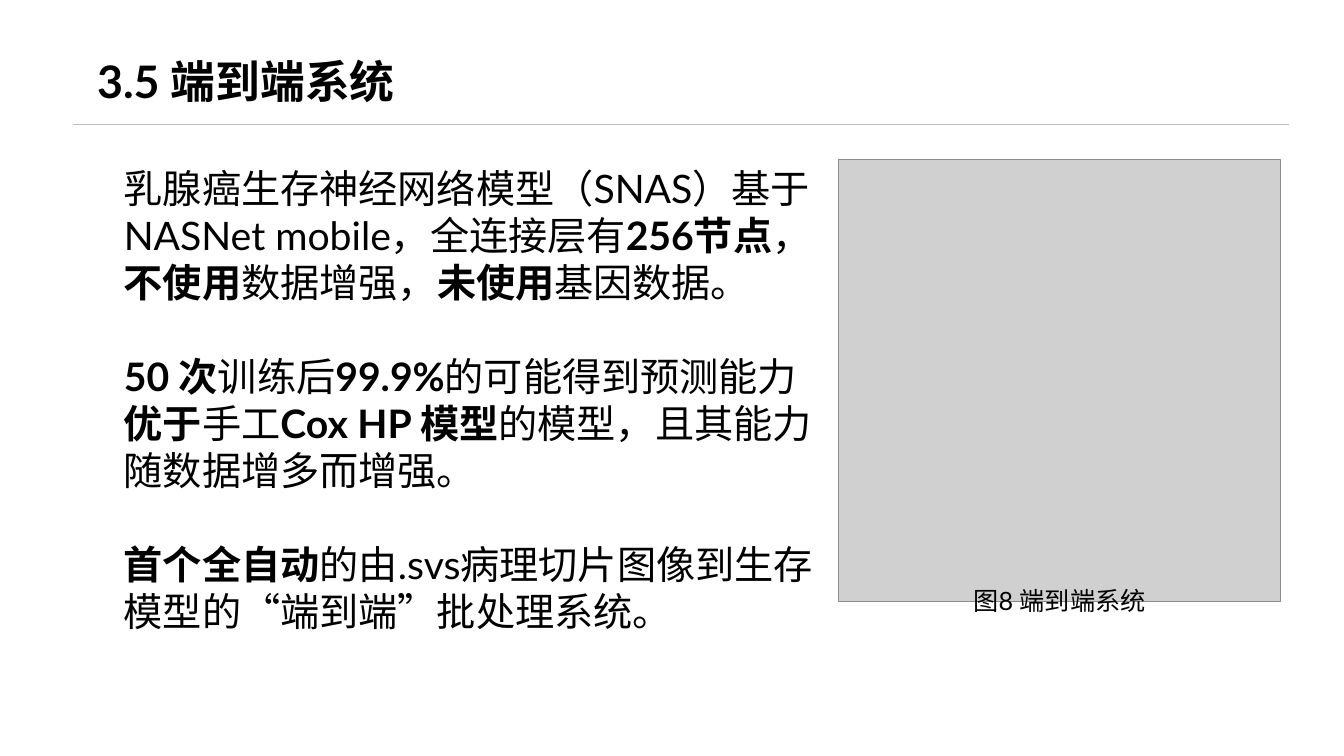
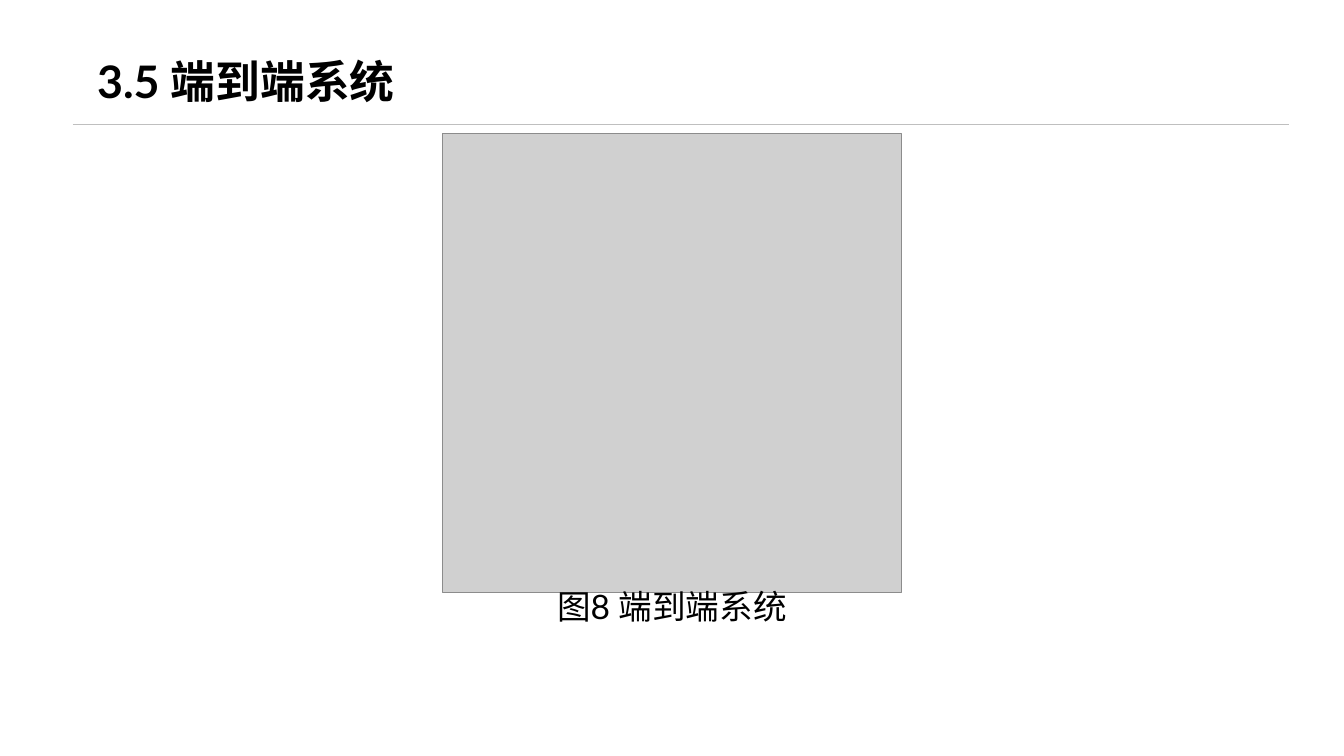
Before and after one commit to KiyoshiMu/Survival-Analysis-by-Breast-Cancer-Slides, a slide deck: slide 15 of data/pre.pptx (slide 13 before the commit). Drawn at 1344x756 pixels with LibreOffice and Linux fonts; fonts in the diff are those of the drawing; grey boxes stand for pictures; background and template pictures are left out. Boxes give left, top, right and bottom in pixels: in the first picture for what was removed or moved away, otherwise in the second. Text is boxed around its words. In the diff, an @@ line names an element or a change of style, - is before the commit and + after.

```diff
--- a/data/pre.pptx
+++ b/data/pre.pptx
@@ picture: place and size @@
-picture at (839, 159, 1281, 602)
+picture at (443, 134, 901, 593)
@@ text removed at (124, 169, 813, 630) @@
-乳腺癌生存神经网络模型（SNAS）基于NASNet mobile，全连接层有256节点，不使用数据增强，未使用基因数据。
-50 次训练后99.9%的可能得到预测能力优于手工Cox HP 模型的模型，且其能力随数据增多而增强。
-首个全自动的由.svs病理切片图像到生存模型的“端到端”批处理系统。
@@ text "图8 端到端系统": place and size @@
-text "图8 端到端系统" at (973, 589, 1146, 617)
+text "图8 端到端系统" at (557, 591, 787, 628)
@@ text "图8 端到端系统" at (557, 591, 787, 628): size 18 to 24 pt @@
```
Also in this commit, not shown: 11 other slides changed, 3 slides added.
